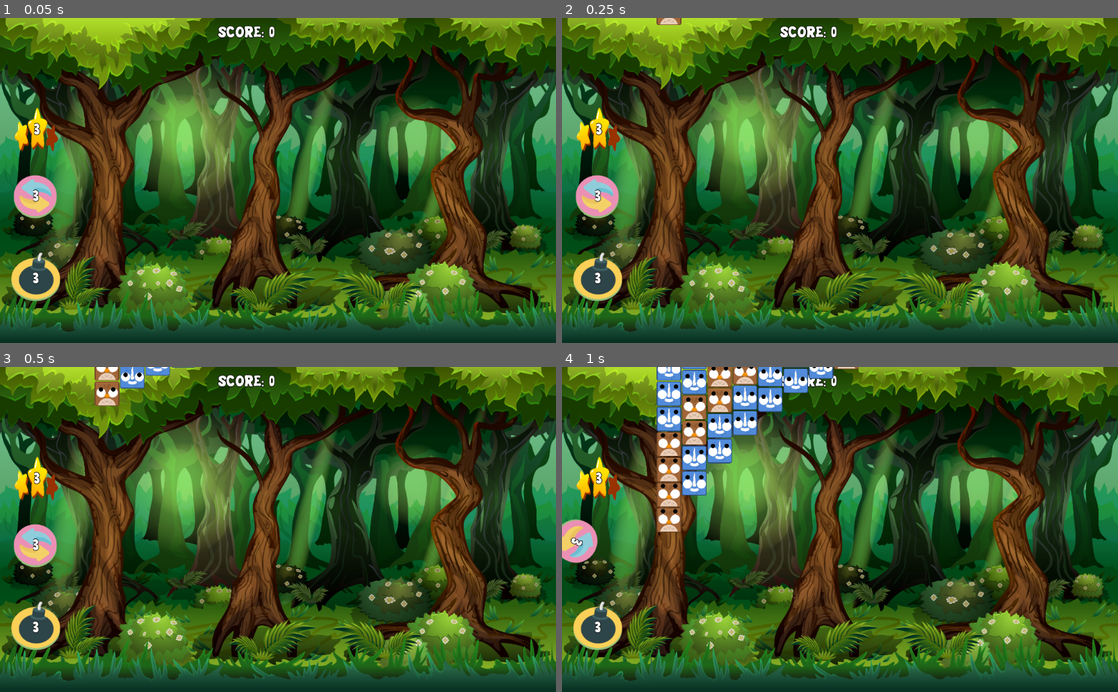
Above: before the commit, frames 1-4 (two rows, left to right).
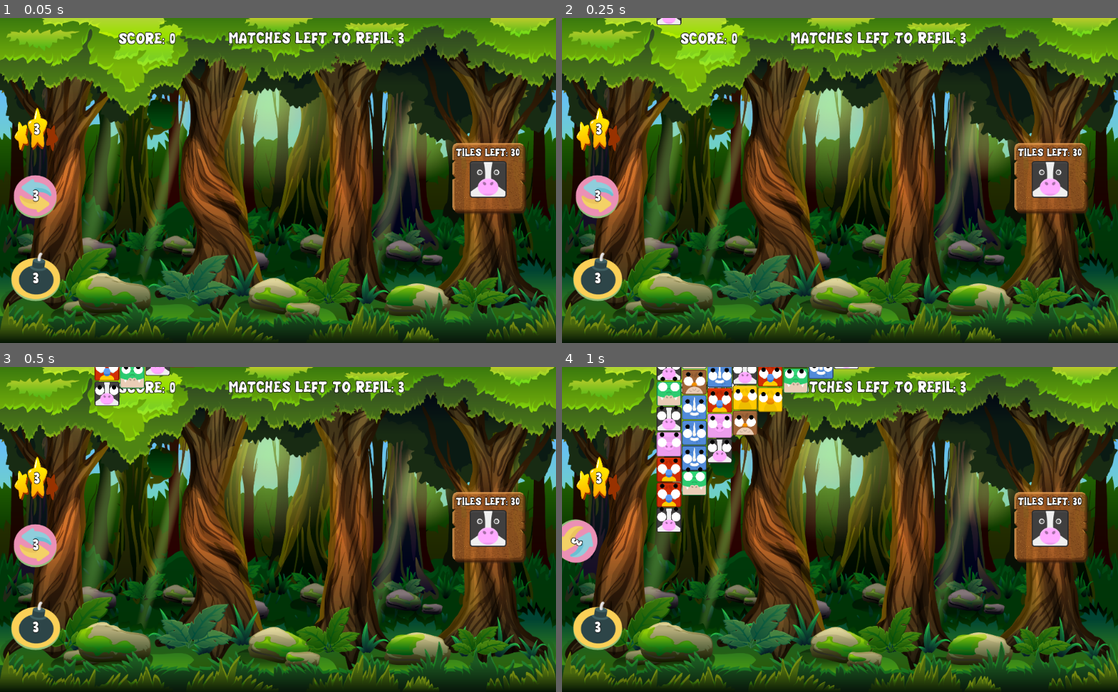
Above: after the commit, the same moments.

Repository: borkoDimitrov/AnimalBlocks
Game: Godot game, scene res://LevelManager.tscn
Same seed, same stepped clock (60 frames per second), same inputs: the game is played once before the commit and once after it.
Inputs (mouse positions are in pixels of both pictures, inside the frame that each line leads up to):
- Up to frame 1 (0.05 s): no input
- Up to frame 2 (0.25 s): no input
- Up to frame 3 (0.5 s): no input
- Up to frame 4 (1 s): click (595, 545) at 0.52 s

The runs differ from the first frame. In frame 1, 85% of the frame differs, in the area x 0-100%, y 0-100%; in frame 2, 85%; in frame 3, 86%; in frame 4, 85%.

Commit message:
Add level dificulties

Diff:
--- a/Level/Level.gd
+++ b/Level/Level.gd
@@ -106,6 +106,7 @@
 		var end_position = Vector2(position.x, -250 -(index * 140))
 		tile.position = end_position
 		$Tiles.add_child(tile)
+	get_tree().call_group("tiles", "EnableBlockButton")
 
 func HandleTileClicked(tile):
 	for skill in $"%Skills".get_children():
--- a/Level/LevelTileCount.gd
+++ b/Level/LevelTileCount.gd
@@ -11,6 +11,8 @@
 	.initialize(_number_of_animals, _weight)
 	TARGET_TILE_COUNT = _target_tile_count
 	REFILMENT_MATCH_COUNT = _refilment_match_count
+	tiles_left_count = TARGET_TILE_COUNT
+	current_match_count = REFILMENT_MATCH_COUNT
 
 	var firstTile = $Tiles.get_child(0)
 	main_tile_id = firstTile.tile_info
@@ -45,7 +47,6 @@
 			yield(get_tree().create_timer(0.1), "timeout")
 			SpawnTiles(tilesToSpawn, detector.position)
 
-
 func DestroyTile(tile):
 	.DestroyTile(tile)
 	ReduceTileCount(1)
--- a/Level/LevelTileDestroyer.gd
+++ b/Level/LevelTileDestroyer.gd
@@ -13,6 +13,7 @@
 	.initialize(_number_of_animals, _weight)
 	TARGET_TILE_MATCH = _big_matches_size
 	TARGET_TILE_MATCH_COUNT = _big_matches_count
+	current_tile_match = TARGET_TILE_MATCH_COUNT
 
 	$"%Rules".text = "MATCH " + str(TARGET_TILE_MATCH) + " OR MORE"
 	$"%MatchLeft".text = str(TARGET_TILE_MATCH_COUNT)
--- a/LevelManager.gd
+++ b/LevelManager.gd
@@ -1,5 +1,6 @@
 extends Node
 
+var levelDificulty = 0
 var levelTypeIndex = 0
 
 onready var levels = [
@@ -16,8 +17,9 @@
 	StartNextLevel()
 
 func StartNextLevel():
-	var levelDificulty = levelTypeIndex / levels.size()
-	var level = levels[levelTypeIndex % levels.size()]
+	levelDificulty = levelTypeIndex / levels.size()
+	var level = levels[1]
+#	var level = levels[levelTypeIndex % levels.size()]
 	var level_path = level.resource_path
 
 	for child in get_children():
@@ -30,12 +32,70 @@
 	elif level_path == "res://Level/LevelTileCount.tscn":
 		var scene = level.instance()
 		add_child(scene)
-		scene.initializeTileCounter(2, 0.7, 30, 7)
+		scene.initializeTileCounter(7, 0.0, 30, 3)
+		# EASY
+		# 2, 0.3, 50, 5
+		# 3, 0.3, 40, 5
+		# 4, 0.3, 30, 5
+		# 5, 0.3, 20, 5
+		# 6, 0.3, 15, 5
+		# 7, 0.3, 10, 5
+
+		# NORMAL
+		# 2, 0.3, 50, 7
+		# 3, 0.3, 40, 7
+		# 4, 0.3, 30, 7
+		# 5, 0.3, 20, 7
+		# 6, 0.3, 15, 7
+		# 7, 0.3, 10, 7
+
+		# HARD
+		# 2, 0.1, 50, 5
+		# 3, 0.1, 50, 5
+		# 4, 0.1, 40, 5
+		# 5, 0.1, 30, 5
+		# 6, 0.1, 25, 5
+		# 7, 0.1, 20, 5
+
+		# EXPERT
+		# 2, 0.0, 60, 5
+		# 3, 0.0, 50, 5
+		# 4, 0.0, 50, 3
+		# 5, 0.0, 40, 4
+		# 6, 0.0, 35, 3
+		# 7, 0.0, 30, 3
 	elif level_path == "res://Level/LevelTileDestroyer.tscn":
 		var scene = level.instance()
 		add_child(scene)
-		scene.initializeTileDestroyer(2, 0.7, 7, 10)
+		scene.initializeTileDestroyer(7, 0.1, 10, 5)
+		# EASY
+		# 2, 0.3, 3, 10
+		# 3, 0.3, 5, 9
+		# 4, 0.3, 5, 10
+		# 5, 0.3, 7, 7
+		# 6, 0.3, 5, 7
+		# 7, 0.3, 9, 6 maybe?
 
-#func _input(event):
-#	if event.is_action_pressed("mouse_button_right"):
-#		get_tree().change_scene(levels[1])
+		# NORMAL
+		# 2, 0.2, 6, 10
+		# 3, 0.2, 9, 9
+		# 4, 0.2, 9, 7
+		# 5, 0.2, 9, 6
+		# 6, 0.2, 9, 6
+		# 7, 0.2, 8, 6
+
+		# HARD
+		# 2, 0.1, 6, 10
+		# 3, 0.1, 8, 8
+		# 4, 0.1, 8, 7
+		# 5, 0.1, 7, 7
+		# 6, 0.1, 7, 6
+		# 7, 0.1, 10, 5
+
+		# EXPERT
+		# 2, 0.0, 6, 10
+		# 3, 0.0, 7, 9
+		# 4, 0.0, 7, 7
+		# 5, 0.0, 9, 6
+		# 6, 0.0, 11, 5
+		# 7, 0.0, 13, 4
